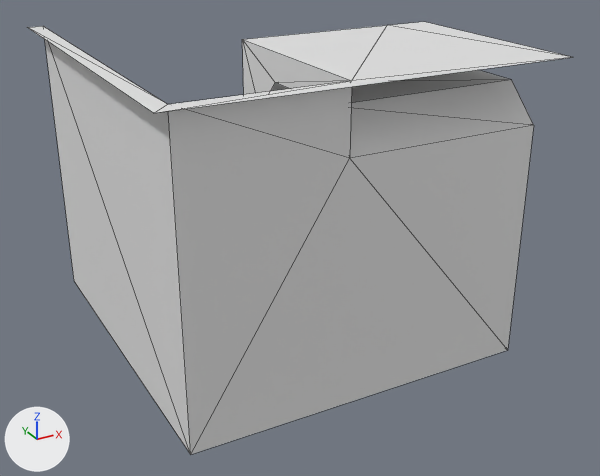
A saved change to the glTF model teleporters/HUB_TOWER_TP.glb.
Camera for both pictures: a 50 mm camera at (-5.08, -9.77, 6.26) aimed at (0.15, -0.26, 1.5). Arrows for +X, +Y and +Z are at lower left; the lights stay in place. Mesh edges are drawn as thin lines. Vertices at the same position are counted once.

In view in the first picture: 'PORTAL'.
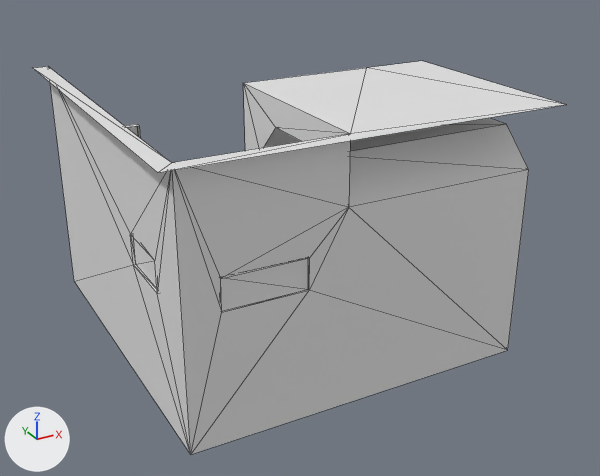
Changed parts and their boxes [x1, y1, x2, y2] in the pictures (600 x 476 px):
'PORTAL', reshaped (9% shorter): before [27, 22, 570, 454]; after [33, 61, 566, 454]
part 1 of me_cube_001, built on: before [27, 26, 534, 454]; after [33, 66, 529, 454]

What changed in the scene script:
```text
Change me_cube_001:
    used by ob_portal; location = (0.0, 0.0, 0.0)
    remove me_cube_001.from_pydata(...)  # 33 vertices, 45 faces; spans x -2.66..2.6, y -2.59..2.96, z 0.14..4.24
    add me_cube_001.from_pydata(...)  # 49 vertices, 77 faces; spans x -2.66..2.6, y -2.59..2.96, z 0.14..3.66
    me_cube_001 part 1
    3 vertices are removed from x -2.44..-0.38, y -2.36..2.7, z 3.38..4.24
    11 faces are deleted
    13 vertices in x -2.66..2.6, y -2.59..2.7, z 3.38..4.24 move by (0.0, 0.0, -0.58)
    2 vertices move from x 1.94, y 0.37, z 0.14..4.24 to x 1.6, y 0.37, z 0.14..3.66
    11 vertices are added at x -2.44..-0.38, y -2.36..2.7, z 1.87..3.66
    8 new vertices lie (0.0, 0.0, 0.41) away from vertices in x -2.44..-0.88, y -2.36..-0.74, z 1.87
    39 new faces join them, mat_walls (white #e7e7e7)
    4 new faces join them, mat_sign (white #e7e7e7)
```
